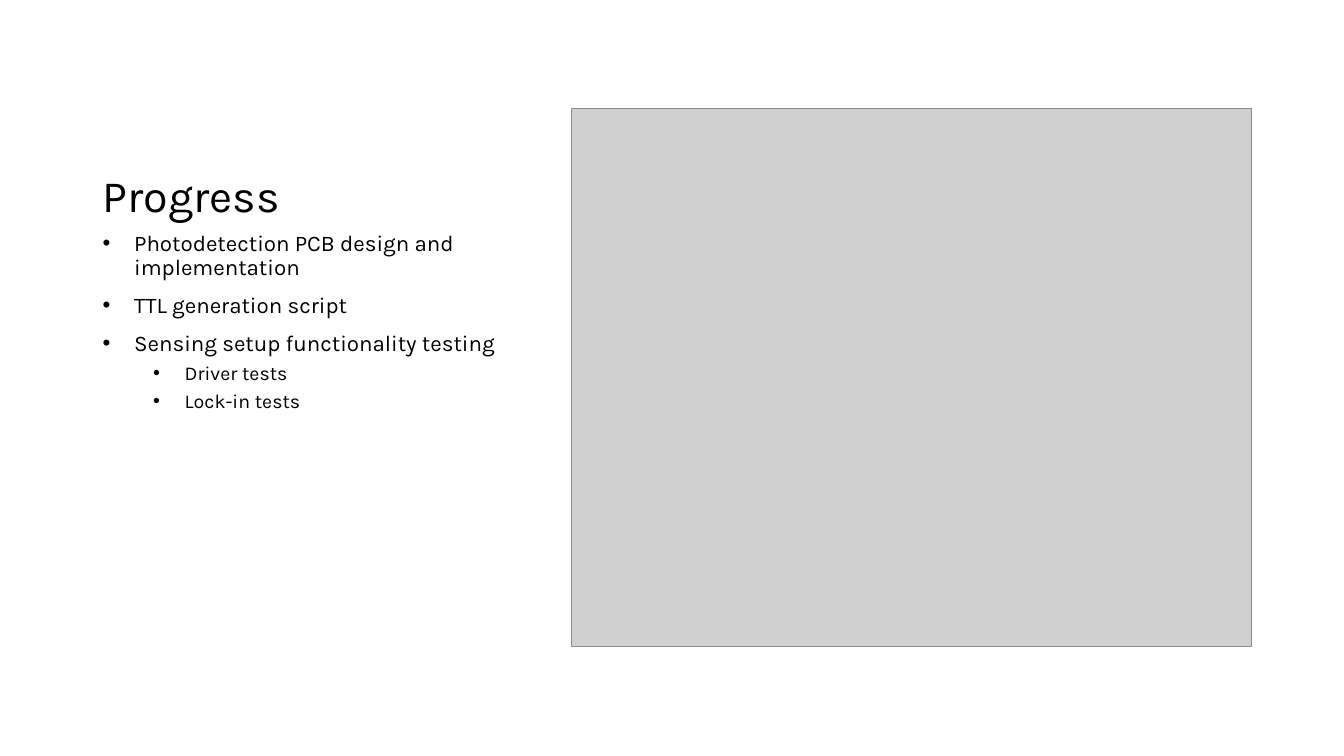
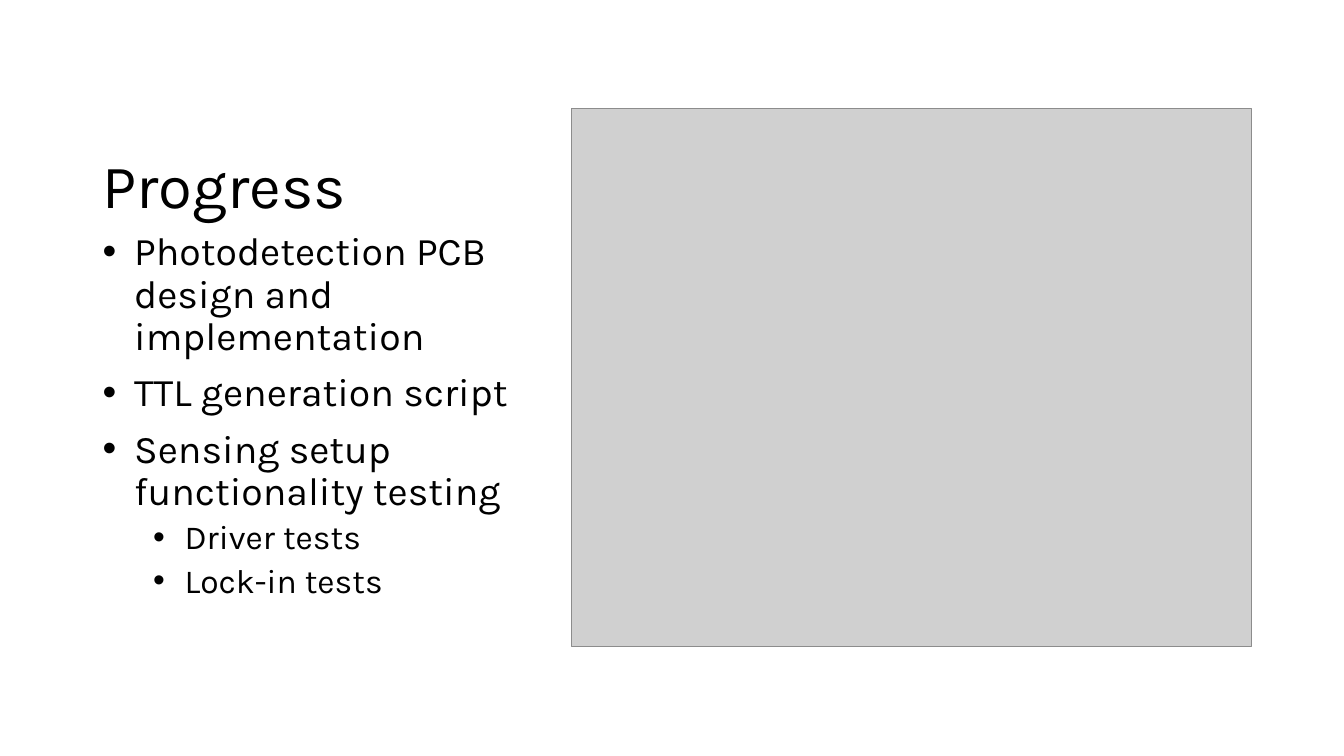
Before and after one commit to Jab4o3/reports_a_nano, a slide deck: slide 4 of Presentations/2CompanyVisit1.pptx. Drawn at 1344x756 pixels with LibreOffice and Linux fonts; fonts in the diff are those of the drawing; grey boxes stand for pictures. Boxes give left, top, right and bottom in pixels: in the first picture for what was removed or moved away, otherwise in the second. Text is boxed around its words. In the diff, an @@ line names an element or a change of style, - is before the commit and + after.

Commit message:
Updated photodetection in FD and TD

```diff
--- a/Presentations/2CompanyVisit1.pptx
+++ b/Presentations/2CompanyVisit1.pptx
@@ title "Progress" at [103,169,346,223]: size 32 to 44 pt @@
@@ text "Photodetection PCB design and implementation" at [134,238,507,594]: size 16 to 28 pt in "Photodetection PCB design and implementation", "TTL generation script", "Sensing setup functionality testing"; size 14 to 24 pt in "Driver tests", "Lock-in tests" @@
```
Also in this commit, not shown: 22 other files.
